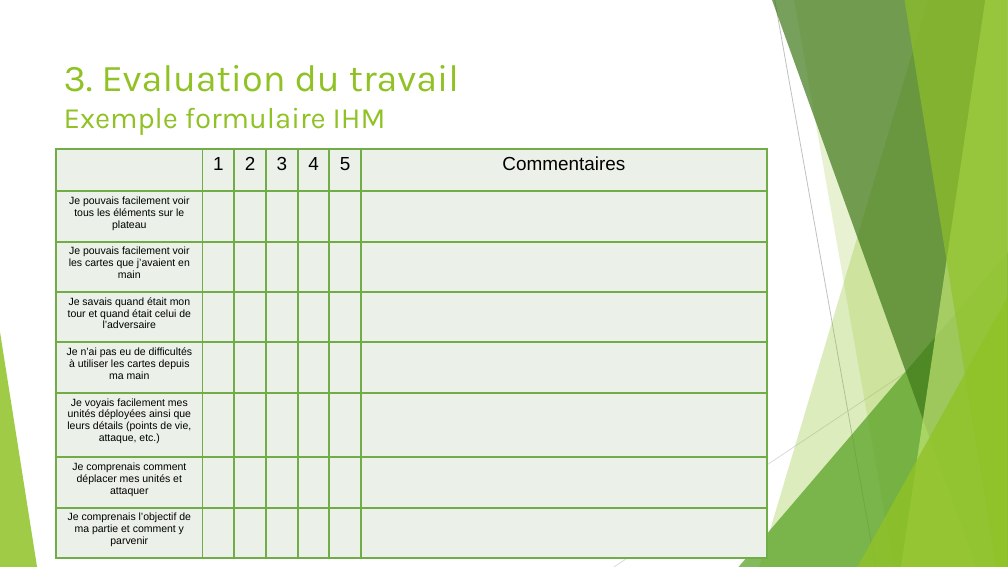
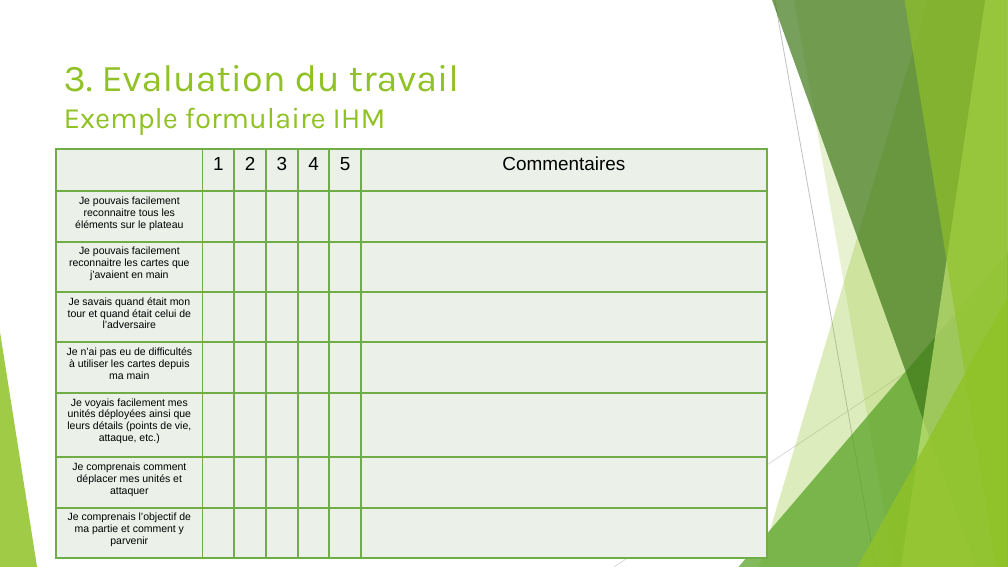
Before and after one commit to PNS-PS7and8/pns-innov1920-pns-innov1920-n, a slide deck: slide 6 of EtatDeLArt.odp. Drawn at 1008x567 pixels with LibreOffice and Linux fonts; fonts in the diff are those of the drawing. Boxes give left, top, right and bottom in pixels: in the first picture for what was removed or moved away, otherwise in the second. Text is boxed around its words. In the diff, an @@ line names an element or a change of style, - is before the commit and + after.

```diff
--- a/EtatDeLArt.odp
+++ b/EtatDeLArt.odp
@@ table at [56,150,768,550] @@
-row 2, column 1: Je pouvais facilement voir tous les éléments sur le plateau
+row 2, column 1: Je pouvais facilement reconnaitre tous les éléments sur le plateau
-row 3, column 1: Je pouvais facilement voir les cartes que j’avaient en main
+row 3, column 1: Je pouvais facilement reconnaitre les cartes que j’avaient en main
```
Also in this commit, not shown: 4 other slides changed, 10 other files.
